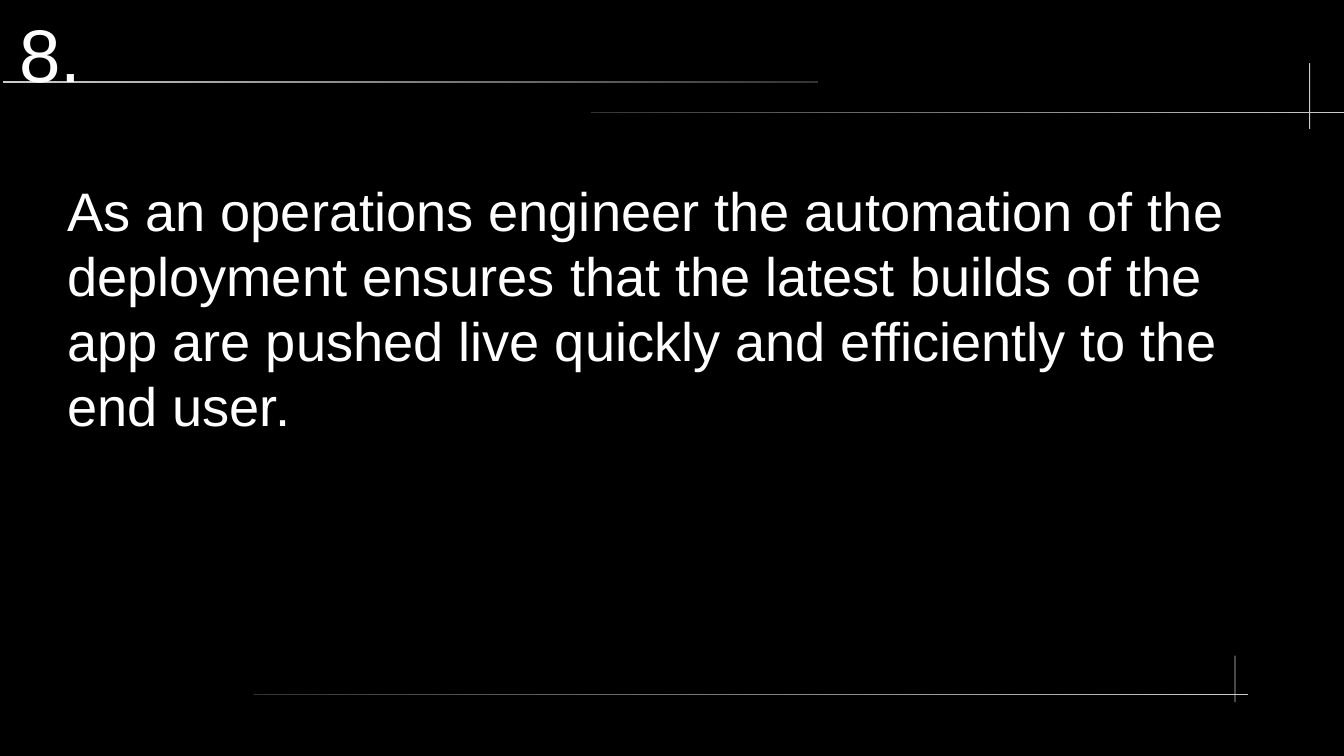
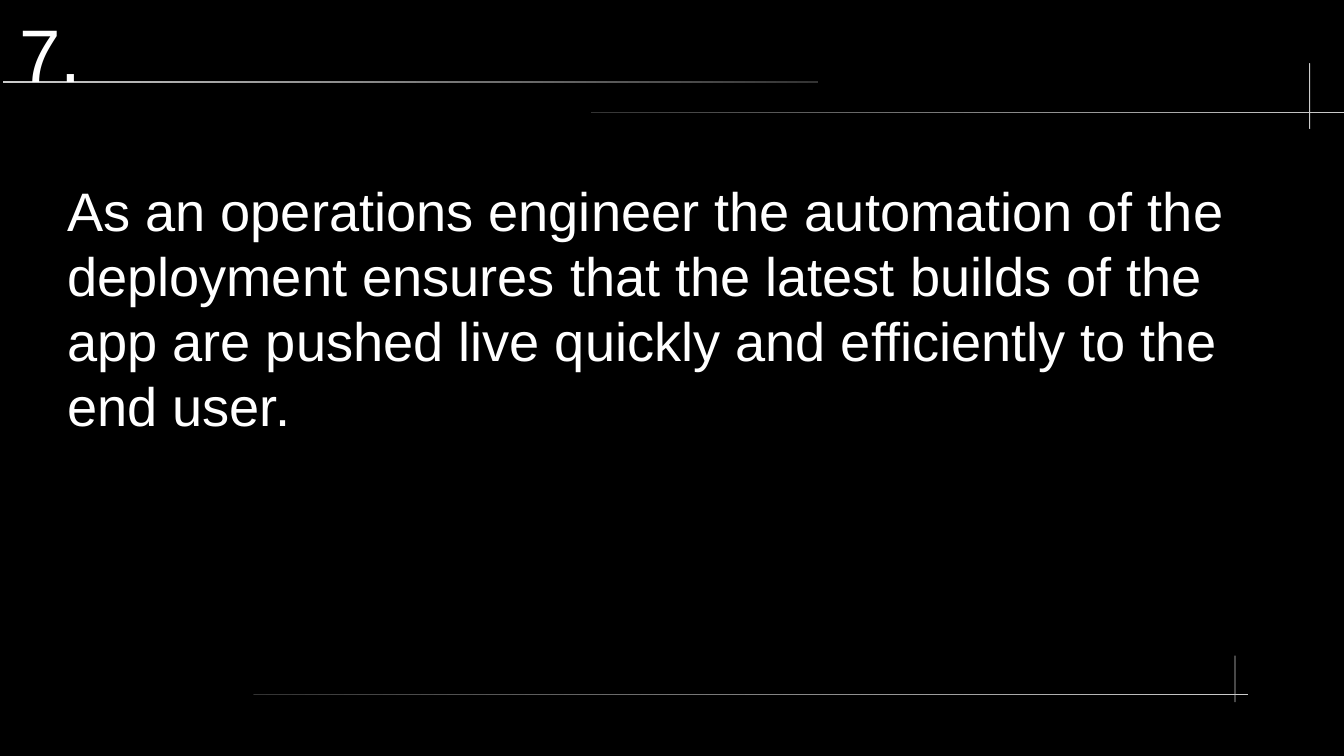
Before and after one commit to somewun/adt-devops, a slide deck: slide 9 of topic-02/Developer Stories.pptx (slide 10 before the commit). Drawn at 1344x756 pixels with LibreOffice and Linux fonts; fonts in the diff are those of the drawing. Boxes give left, top, right and bottom in pixels: in the first picture for what was removed or moved away, otherwise in the second. Text is boxed around its words. In the diff, an @@ line names an element or a change of style, - is before the commit and + after.

```diff
--- a/topic-02/Developer Stories.pptx
+++ b/topic-02/Developer Stories.pptx
@@ title at [19,30,81,83]: text changed @@
-8.
+7.
```
Also in this commit, not shown: 1 other slide changed, 1 slide added, 2 slides removed, 1 other file.
